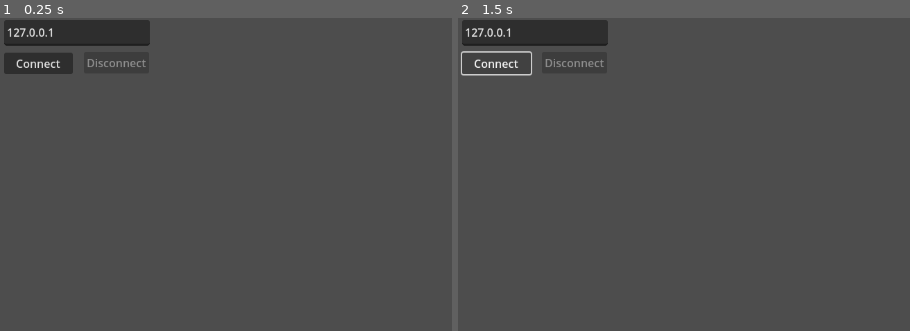
Above: before the commit, frames 1-2 (left to right).
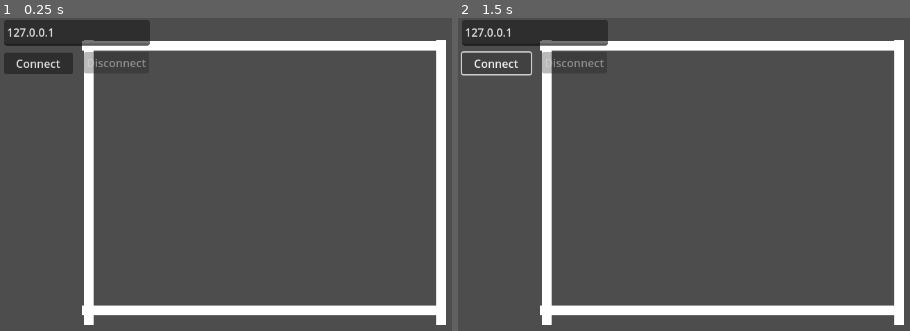
Above: after the commit, the same moments.

Repository: GodotCommunityGamesOrg/gcg-social
Game: Godot game, scene res://scenes/main.tscn
Same seed, same stepped clock (60 frames per second), same inputs: the game is played once before the commit and once after it. The engine's default icon, where the game draws it, is replaced by a stand-in: a white triangle on a blue panel in a dark square.
Inputs:
- Up to frame 1 (0.25 s): no input
- Up to frame 2 (1.5 s): tap Enter at 0.5 s; hold D (right) 0.53-1.25 s; click "Connect" at 1.25 s

The runs differ from the first frame. In frame 1, 9.1% of the frame differs, in the area x 18-99%, y 7-99%; in frame 2, 9.1%.

Commit message:
Added walls to the initial room

Diff:
--- a/scenes/characters/player.tscn
+++ b/scenes/characters/player.tscn
@@ -12,6 +12,7 @@
 properties/0/replication_mode = 1
 
 [node name="Player" type="CharacterBody2D"]
+collision_mask = 2
 motion_mode = 1
 script = ExtResource("1_daui4")
 
--- /dev/null
+++ b/scenes/components/wall/wall.tscn
@@ -0,0 +1,16 @@
+[gd_scene load_steps=2 format=3 uid="uid://cudifpbd7u4hu"]
+
+[sub_resource type="RectangleShape2D" id="RectangleShape2D_emdh4"]
+
+[node name="Wall" type="StaticBody2D"]
+collision_layer = 2
+
+[node name="CollisionShape2D" type="CollisionShape2D" parent="."]
+shape = SubResource("RectangleShape2D_emdh4")
+
+[node name="ColorRect" type="ColorRect" parent="."]
+offset_left = -10.0
+offset_top = -10.0
+offset_right = 30.0
+offset_bottom = 30.0
+scale = Vector2(0.489654, 0.516231)
--- a/scenes/main.tscn
+++ b/scenes/main.tscn
@@ -1,5 +1,6 @@
-[gd_scene load_steps=3 format=3 uid="uid://4intjybpv5s6"]
+[gd_scene load_steps=4 format=3 uid="uid://4intjybpv5s6"]
 
+[ext_resource type="PackedScene" uid="uid://cudifpbd7u4hu" path="res://scenes/components/wall/wall.tscn" id="3_8g0g3"]
 [ext_resource type="Script" path="res://scenes/players.gd" id="3_81rha"]
 [ext_resource type="PackedScene" uid="uid://cle6alqm1uehe" path="res://scenes/components/multiplayer_connection/multiplayer_connection.tscn" id="3_qakxp"]
 
@@ -15,5 +16,23 @@
 position = Vector2(342, 133)
 script = ExtResource("3_81rha")
 
+[node name="Wall" parent="." instance=ExtResource("3_8g0g3")]
+position = Vector2(128, 231)
+scale = Vector2(-0.719015, 19.8856)
+
+[node name="Wall2" parent="." instance=ExtResource("3_8g0g3")]
+position = Vector2(636, 231)
+scale = Vector2(-0.719015, 19.8856)
+
+[node name="Wall3" parent="." instance=ExtResource("3_8g0g3")]
+position = Vector2(382, 422)
+rotation = 1.5697
+scale = Vector2(-0.719015, 24.806)
+
+[node name="Wall4" parent="." instance=ExtResource("3_8g0g3")]
+position = Vector2(382, 40)
+rotation = 1.5697
+scale = Vector2(-0.719015, 24.806)
+
 [connection signal="client_connected" from="MultiplayerConnection" to="Players" method="_on_multiplayer_connection_client_connected"]
 [connection signal="client_disconnected" from="MultiplayerConnection" to="Players" method="_on_multiplayer_connection_client_disconnected"]
